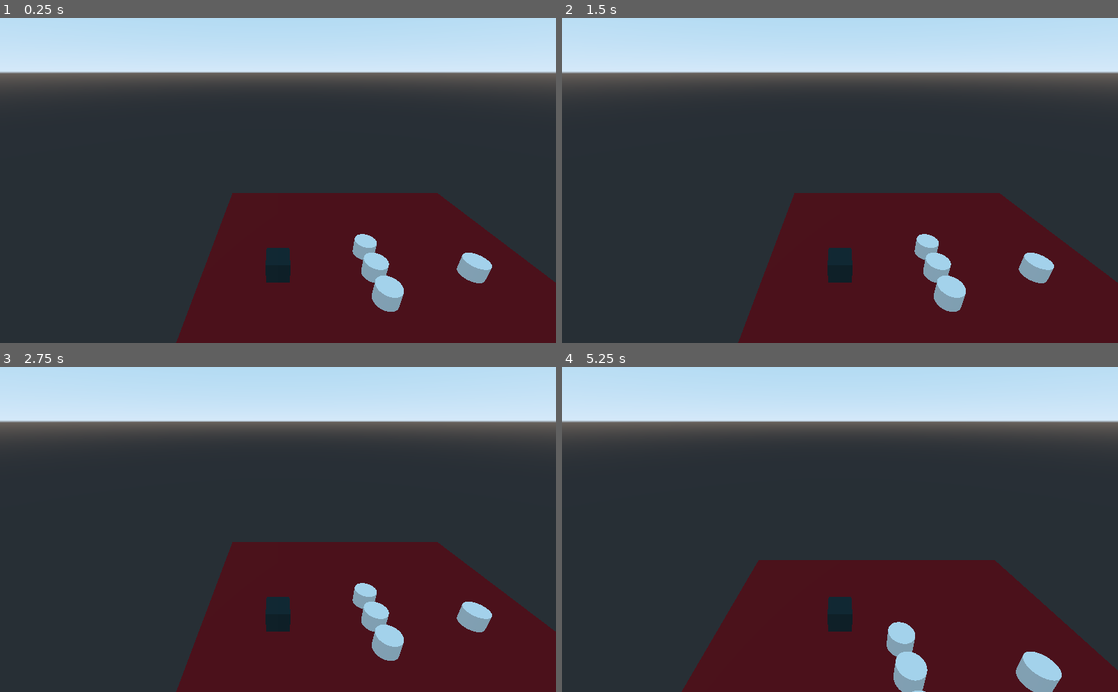
Above: before the commit, frames 1-4 (two rows, left to right).
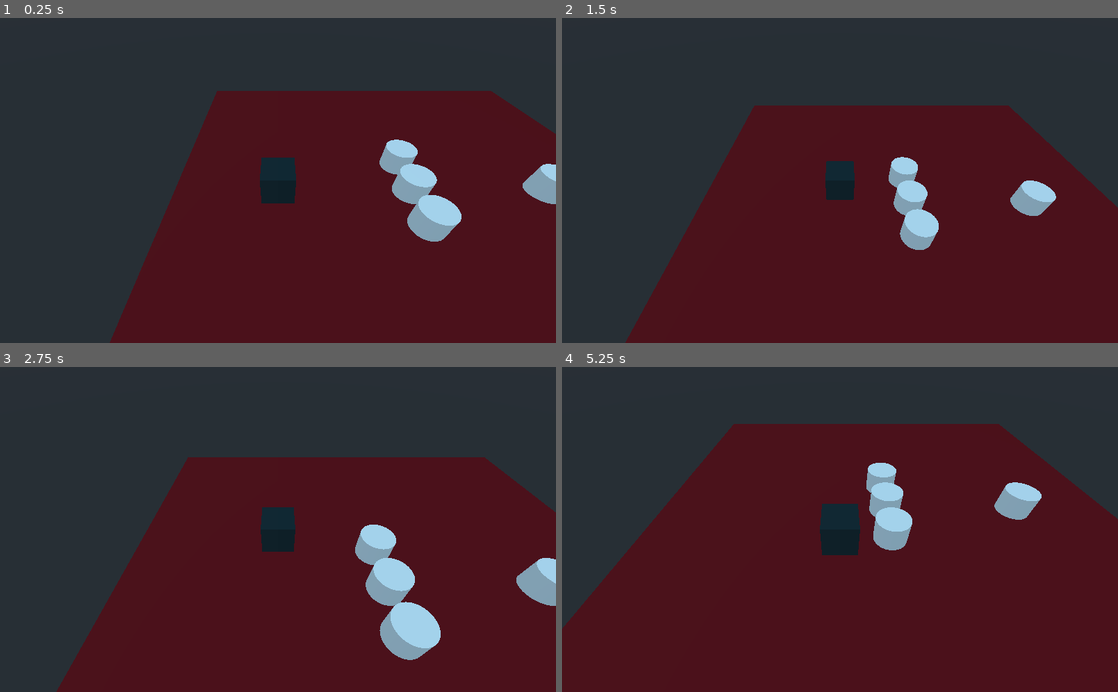
Above: after the commit, the same moments.

Repository: rafaelrpbelo/puko
Game: Godot game, scene res://Main.tscn
Two runs of this game, one before a commit and one after it. Both use one fixed random seed, a clock stepped at 60 frames per second and the inputs below.
Inputs (mouse positions are in pixels of both pictures, inside the frame that each line leads up to):
- Up to frame 1 (0.25 s): no input
- Up to frame 2 (1.5 s): tap Enter at 0.5 s; move the mouse to (962, 164) at 0.52 s; hold Mouse wheel up (camera_zoom_in, bound only after the commit) 0.53-1.28 s; click (962, 164) at 0.67 s; tap Mouse wheel down (camera_zoom_out, bound only after the com… at 0.8, 1.35 s; move the mouse to (728, 196) at 1.27 s
- Up to frame 3 (2.75 s): click (166, 545) at 1.55 s; move the mouse to (333, 458) at 2.02 s; hold Mouse wheel up (camera_zoom_in, bound only after the commit) from 2.03 s (still down); click (333, 458) at 2.1 s
- Up to frame 4 (5.25 s): move the mouse to (812, 594) at 2.77 s; release Mouse wheel up (camera_zoom_in, bound only after the commit) at 2.78 s; tap Mouse wheel up (camera_zoom_in, bound only after the commit) at 2.85, 4.55 s; click (812, 594) at 2.92 s; tap Mouse wheel down (camera_zoom_out, bound only after the com… at 3.05 s; move the mouse to (1006, 578) at 3.52 s; hold Mouse wheel down (camera_zoom_out, bound only after the com… 3.53-4.28 s; click (1006, 578) at 3.8 s; move the mouse to (673, 480) at 4.27 s; click (673, 480) at 4.35 s; move the mouse to (867, 529) at 5.02 s; hold Mouse wheel up (camera_zoom_in, bound only after the commit) from 5.03 s (still down); click (867, 529) at 5.17 s

The runs differ from the first frame. In frame 1, 52% of the frame differs, in the area x 0-100%, y 0-100%; in frame 2, 51%; in frame 3, 54%; in frame 4, 65%.

Commit message:
Add camera zoom in/out

Diff:
--- a/Camera.gd
+++ b/Camera.gd
@@ -1,11 +1,48 @@
 extends Camera
 
-const ray_length = 1000
+const RAY_LENGTH = 1000
+const ZOOM_STOP_THRESHOLD = 0.001
 
-func _input(event):
-	if event is InputEventMouseButton and event.pressed and event.button_index == 1:
+var zoom_direction: float = 0
+
+# Zoom settings
+export(float, 20, 100) var zoom_speed = 25
+export(float, 0.5, 0.9) var zoom_speed_damp = 0.9
+export(float) var min_zoom = -8.0
+export(float) var max_zoom = 8.0
+
+func _process(delta):
+	_bind_zoom(delta)
+
+func _unhandled_input(event: InputEvent) -> void:
+	if event.is_action_pressed("camera_zoom_in"):
+		zoom_direction = -1
+	elif event.is_action_pressed("camera_zoom_out"):
+		zoom_direction = 1
+
+func _input(event: InputEvent) -> void:
+	_bind_movement(event)
+
+func _bind_zoom(delta: float) -> void:
+	var new_zoom = clamp(
+		translation.z + zoom_speed * delta * zoom_direction,
+		min_zoom,
+		max_zoom
+	)
+
+	translation.z = new_zoom
+
+	# Stop smoothly
+	zoom_direction *= zoom_speed_damp
+
+	# Stop once the threshold was reached
+	if abs(zoom_direction) <= ZOOM_STOP_THRESHOLD:
+		zoom_direction = 0
+
+func _bind_movement(event: InputEvent) -> void:
+	if event is InputEventMouseButton and Input.is_action_just_pressed("move"):
 		var from = project_ray_origin(event.position)
-		var to = from + project_ray_normal(event.position) * ray_length
+		var to = from + project_ray_normal(event.position) * RAY_LENGTH
 		var space_state = get_world().direct_space_state
 
 		var result = space_state.intersect_ray(from, to, [], 1)
--- a/Main.tscn
+++ b/Main.tscn
@@ -105,6 +105,14 @@
 mesh = SubResource( 11 )
 material/0 = SubResource( 12 )
 
-[node name="Camera" type="Camera" parent="Map/Player"]
-transform = Transform( -1.62921e-07, 0.422618, -0.906308, 0, 0.906308, 0.422618, 1, 6.88533e-08, -1.47657e-07, -15, 15, 0 )
+[node name="CameraController" type="Spatial" parent="Map/Player"]
+transform = Transform( -1.62921e-07, 0.707107, -0.707107, 0, 0.707107, 0.707107, 1, 1.15202e-07, -1.15202e-07, -10, 10, 0 )
+__meta__ = {
+"_editor_description_": ""
+}
+
+[node name="Camera" type="Camera" parent="Map/Player/CameraController"]
+transform = Transform( 1, 7.10543e-15, 7.10543e-15, 0, 1, -1.32716e-14, 0, -1.32716e-14, 1, 0, 0, 0 )
 script = ExtResource( 2 )
+zoom_speed = 25.0
+zoom_speed_damp = 0.9
--- a/project.godot
+++ b/project.godot
@@ -19,6 +19,24 @@
 run/main_scene="res://Main.tscn"
 config/icon="res://icon.png"
 
+[input]
+
+camera_zoom_in={
+"deadzone": 0.5,
+"events": [ Object(InputEventMouseButton,"resource_local_to_scene":false,"resource_name":"","device":0,"alt":false,"shift":false,"control":false,"meta":false,"command":false,"button_mask":0,"position":Vector2( 0, 0 ),"global_position":Vector2( 0, 0 ),"factor":1.0,"button_index":4,"pressed":false,"doubleclick":false,"script":null)
+ ]
+}
+camera_zoom_out={
+"deadzone": 0.5,
+"events": [ Object(InputEventMouseButton,"resource_local_to_scene":false,"resource_name":"","device":0,"alt":false,"shift":false,"control":false,"meta":false,"command":false,"button_mask":0,"position":Vector2( 0, 0 ),"global_position":Vector2( 0, 0 ),"factor":1.0,"button_index":5,"pressed":false,"doubleclick":false,"script":null)
+ ]
+}
+move={
+"deadzone": 0.5,
+"events": [ Object(InputEventMouseButton,"resource_local_to_scene":false,"resource_name":"","device":0,"alt":false,"shift":false,"control":false,"meta":false,"command":false,"button_mask":0,"position":Vector2( 0, 0 ),"global_position":Vector2( 0, 0 ),"factor":1.0,"button_index":1,"pressed":false,"doubleclick":false,"script":null)
+ ]
+}
+
 [rendering]
 
 environment/default_environment="res://default_env.tres"
